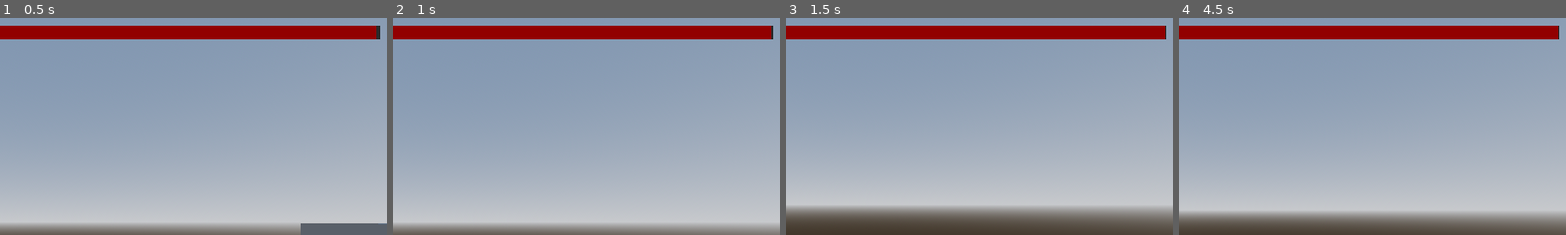
Above: before the commit, frames 1-4 (left to right).
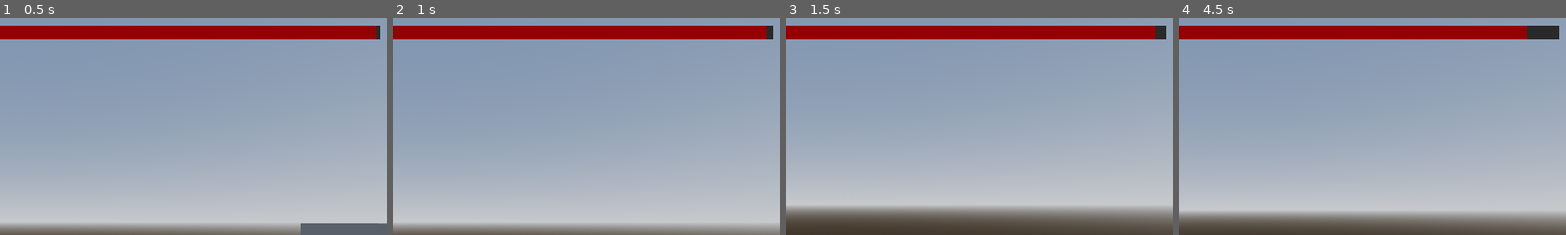
Above: after the commit, the same moments.

Repository: enigma999/Critical-Take-Over
Game: Godot game, scene res://scenes/game.tscn
Two runs of this game, one before a commit and one after it. Both use one fixed random seed, a clock stepped at 60 frames per second and the inputs below.
Inputs (mouse positions are % of the whole screen's width and height, from its top left):
- Up to frame 1 (0.5 s): no input
- Up to frame 2 (1 s): tap Enter (ui_accept) at 0.5, 0.6 s; move the mouse to (72, 45) at 0.52 s; hold D (right) from 0.53 s (still down); click (72, 45) at 0.67 s; tap Space (jump) at 0.77 s
- Up to frame 3 (1.5 s): move the mouse to (45, 50) at 1.27 s; release D (right) at 1.28 s; hold W (forward) from 1.28 s (still down); tap Enter (ui_accept) at 1.35 s
- Up to frame 4 (4.5 s): keep holding W (forward); tap Space (jump) at 1.52, 3.02, 3.77 s; move the mouse to (52, 48) at 2.02 s; tap Enter (ui_accept) at 2.1, 2.85, 3.5, 3.6, 4.25, 4.35 s; move the mouse to (49, 52) at 2.77 s; move the mouse to (57, 51) at 3.52 s; move the mouse to (42, 49) at 4.27 s
The pictures show only the part of the screen within x 46-96%, y 3-53%; the shares and areas given below are measured in that part.

Frame 1 is identical in both runs. In frame 2, less than 0.1% of the frame differs, in the area x 96-98%, y 3-10%; in frame 3, 0.2%; in frame 4, 0.5%, in the area x 89-98%, y 3-10%.

Commit message:
removed empty ready function and added check for empty bar

Diff:
--- a/scripts/game_controller.gd
+++ b/scripts/game_controller.gd
@@ -13,8 +13,8 @@
 
 # Called every frame. 'delta' is the elapsed time since the previous frame.
 func _physics_process(delta: float) -> void:
-	bleedValue = bleedValue - (bleedStep * delta);
-	pass
+	if bleedValue > 1:
+		bleedValue = bleedValue - (bleedStep * delta);
 
 func _process(delta: float) -> void:
 	UpdateUi()
--- a/scripts/movement.gd
+++ b/scripts/movement.gd
@@ -15,16 +15,11 @@
 @export var maximum_angle:float = 90
 
 @onready var head = $Head
-@onready var Game = $"../.."
 var look_rotation: Vector2
 
 signal kill_made
 
 func _physics_process(delta: float) -> void:
-	#todo remove
-	if Input.is_action_just_pressed("ui_accept"):
-		print("hit baby")
-		kill_made.emit()
 	gravity(delta)
 	handle_movement(delta)
 	move_and_slide()
--- a/scripts/ui.gd
+++ b/scripts/ui.gd
@@ -1,10 +1,6 @@
 extends CanvasLayer
 
 @onready var _bleed_bar: ProgressBar = $"top center/Bleed Bar"
-# Called when the node enters the scene tree for the first time.
-func _ready() -> void:
-	pass # Replace with function body.
-
 
 # Called every frame. 'delta' is the elapsed time since the previous frame.
 func _process(delta: float) -> void:
